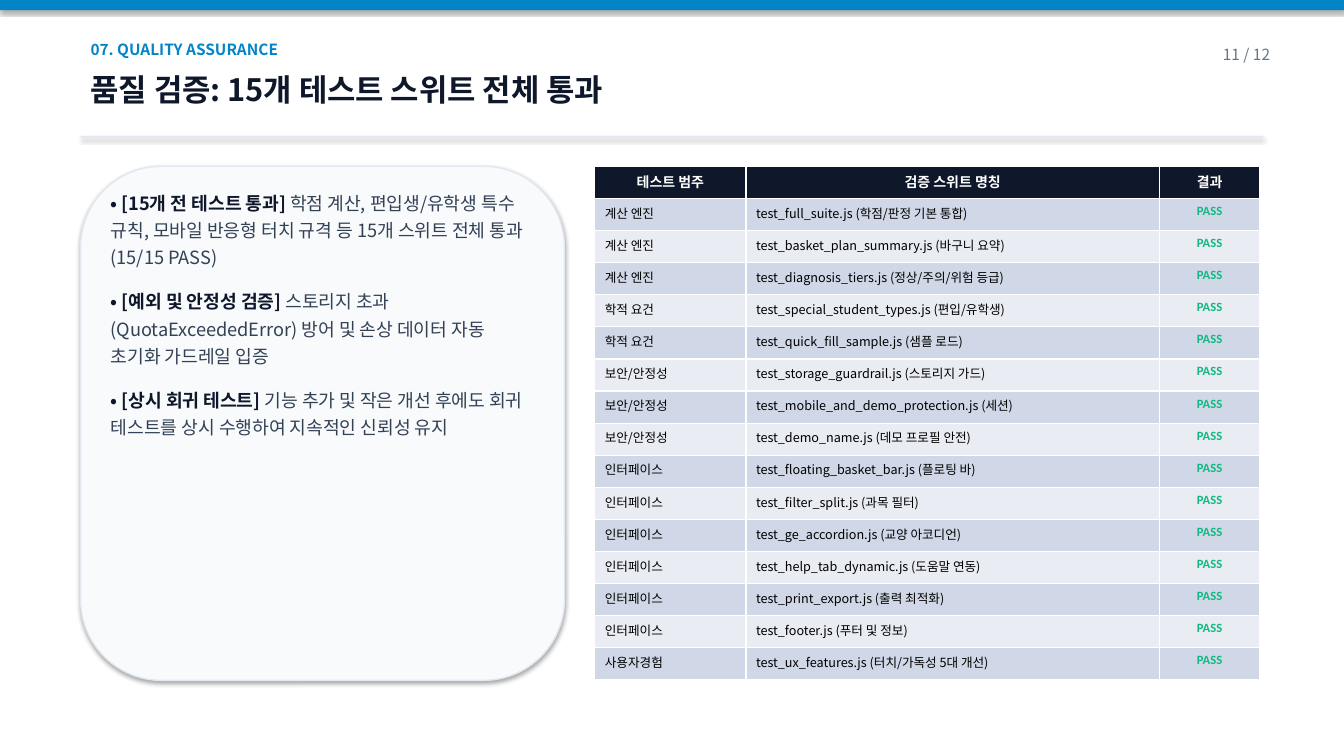
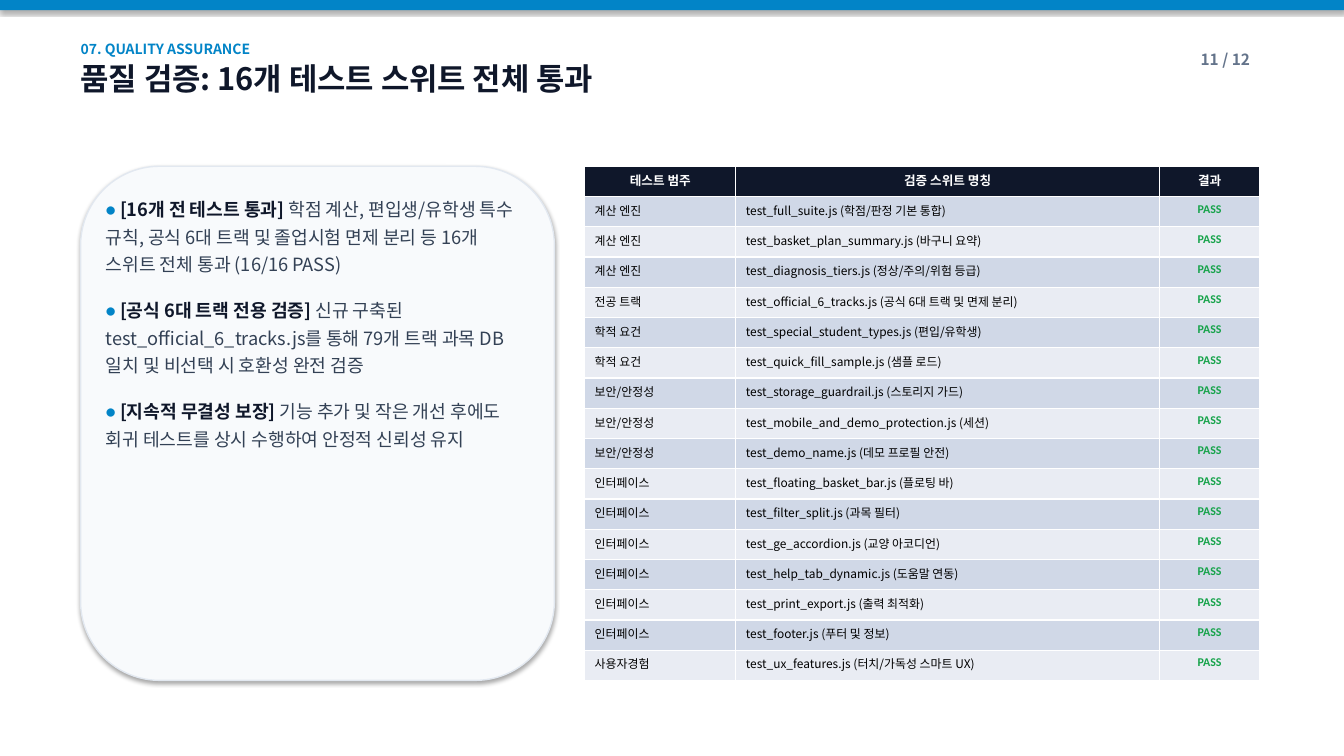
Before and after one commit to grantfenix/hallym-grad-simulator, a slide deck: slide 11 of docs/hallym_grad_simulator_presentation.pptx. Drawn at 1344x756 pixels with LibreOffice and Linux fonts; fonts in the diff are those of the drawing. Boxes give left, top, right and bottom in pixels: in the first picture for what was removed or moved away, otherwise in the second. Text is boxed around its words. In the diff, an @@ line names an element or a change of style, - is before the commit and + after.

Commit message:
feat: complete Phase 1-3 quality stabilization and Hangul Chosung search

```diff
--- a/docs/hallym_grad_simulator_presentation.pptx
+++ b/docs/hallym_grad_simulator_presentation.pptx
@@ text at [81, 43, 593, 93]: text changed; size 22 to 10 pt; text colour #0F172A to #0284C7 @@
-품질 검증: 15개 테스트 스위트 전체 통과
+07. QUALITY ASSURANCE
+품질 검증: 16개 테스트 스위트 전체 통과
@@ text removed at [91, 43, 278, 58] @@
-07. QUALITY ASSURANCE
@@ text "11 / 12" at [1201, 53, 1250, 65]: bold on @@
@@ rectangle removed at [81, 136, 1263, 137] @@
@@ rounded rectangle: place and size @@
-rounded rectangle at [81, 166, 565, 681]
+rounded rectangle at [81, 166, 555, 681]
@@ table at [585, 166, 1260, 681] @@
+row 5: 전공 트랙 | test_official_6_tracks.js (공식 6대 트랙 및 면제 분리) | PASS
-row 17, column 2: test_ux_features.js (터치/가독성 5대 개선)
+row 17, column 2: test_ux_features.js (터치/가독성 스마트 UX)
@@ table: place and size @@
-table at [595, 166, 1260, 681]
+table at [585, 166, 1260, 681]
@@ text at [106, 200, 513, 448]: text changed @@
-• [15개 전 테스트 통과] 학점 계산, 편입생/유학생 특수 규칙, 모바일 반응형 터치 규격 등 15개 스위트 전체 통과 (15/15 PASS)
-• [예외 및 안정성 검증] 스토리지 초과(QuotaExceededError) 방어 및 손상 데이터 자동 초기화 가드레일 입증
-• [상시 회귀 테스트] 기능 추가 및 작은 개선 후에도 회귀 테스트를 상시 수행하여 지속적인 신뢰성 유지
+• [16개 전 테스트 통과] 학점 계산, 편입생/유학생 특수 규칙, 공식 6대 트랙 및 졸업시험 면제 분리 등 16개 스위트 전체 통과 (16/16 PASS)
+• [공식 6대 트랙 전용 검증] 신규 구축된 test_official_6_tracks.js를 통해 79개 트랙 과목 DB 일치 및 비선택 시 호환성 완전 검증
+• [지속적 무결성 보장] 기능 추가 및 작은 개선 후에도 회귀 테스트를 상시 수행하여 안정적 신뢰성 유지
```
Also in this commit, not shown: 7 other slides changed, 4 slides added, 4 slides removed, 8 other files.
